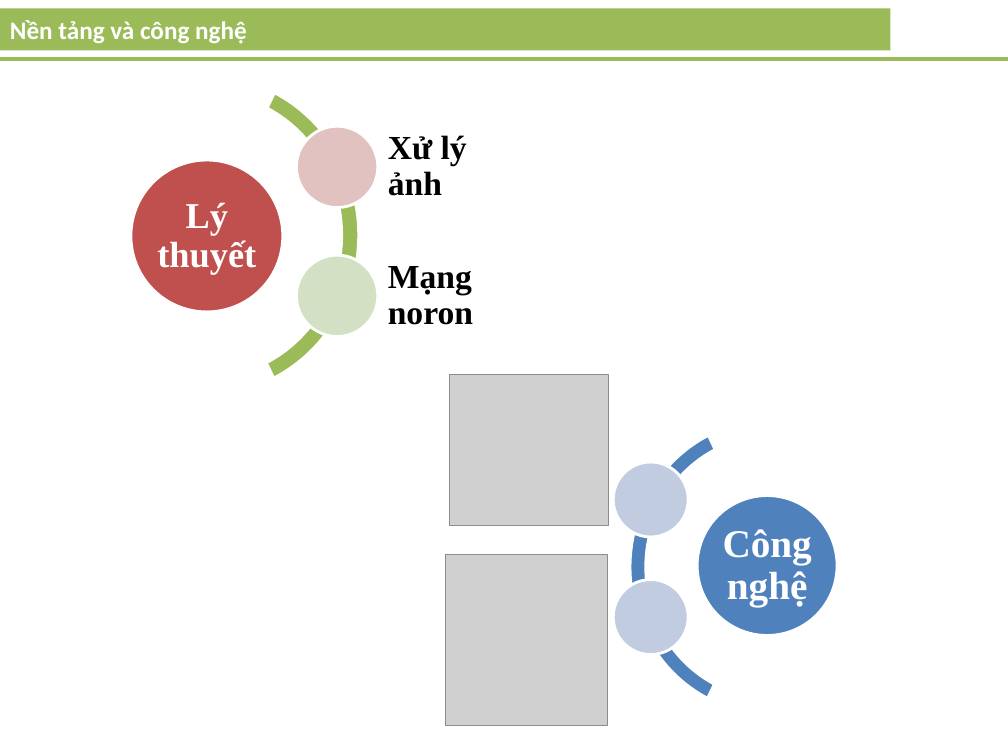
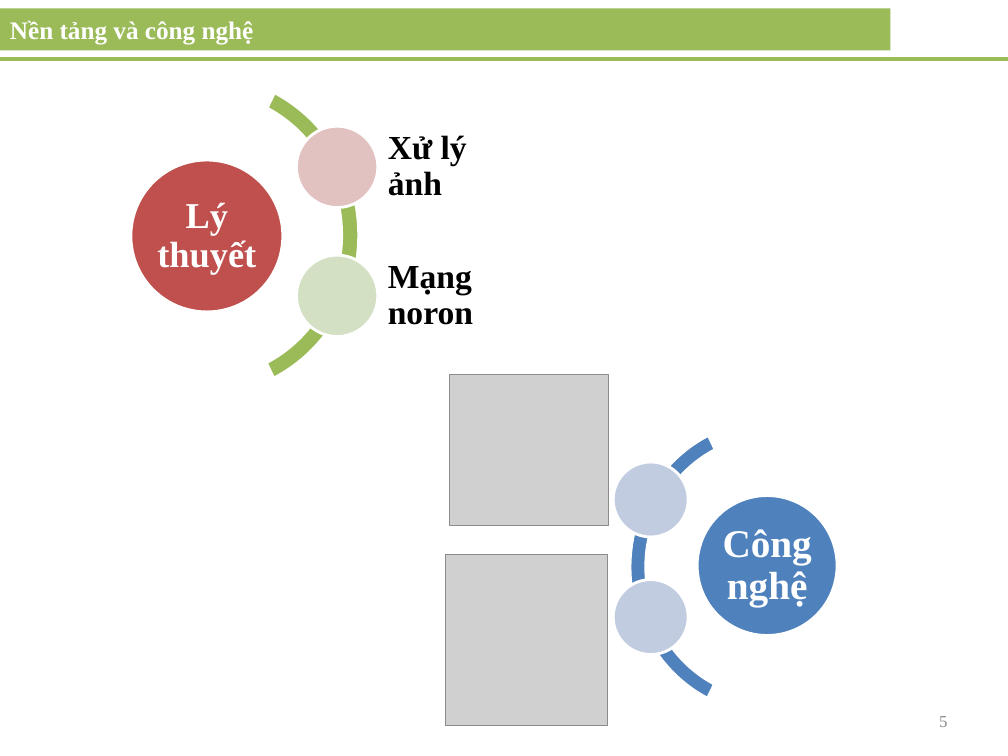
Before and after one commit to vniu/sign-traffic-recognition, a slide deck: slide 5 of doc/LuanVan.pptx (slide 4 before the commit). Drawn at 1008x756 pixels with LibreOffice and Linux fonts; fonts in the diff are those of the drawing; grey boxes stand for pictures. Boxes give left, top, right and bottom in pixels: in the first picture for what was removed or moved away, otherwise in the second. Text is boxed around its words. In the diff, an @@ line names an element or a change of style, - is before the commit and + after.

```diff
--- a/doc/LuanVan.pptx
+++ b/doc/LuanVan.pptx
@@ rectangle "Nền tảng và công nghệ" at <box>0,8,890,50</box>: font Calibri to Times New Roman @@
@@ page number added at <box>939,716,947,727</box>, 12 pt, text #8C8C8C @@
+5
```
Also in this commit, not shown: 14 other slides changed, 4 slides added, 1 other file.
